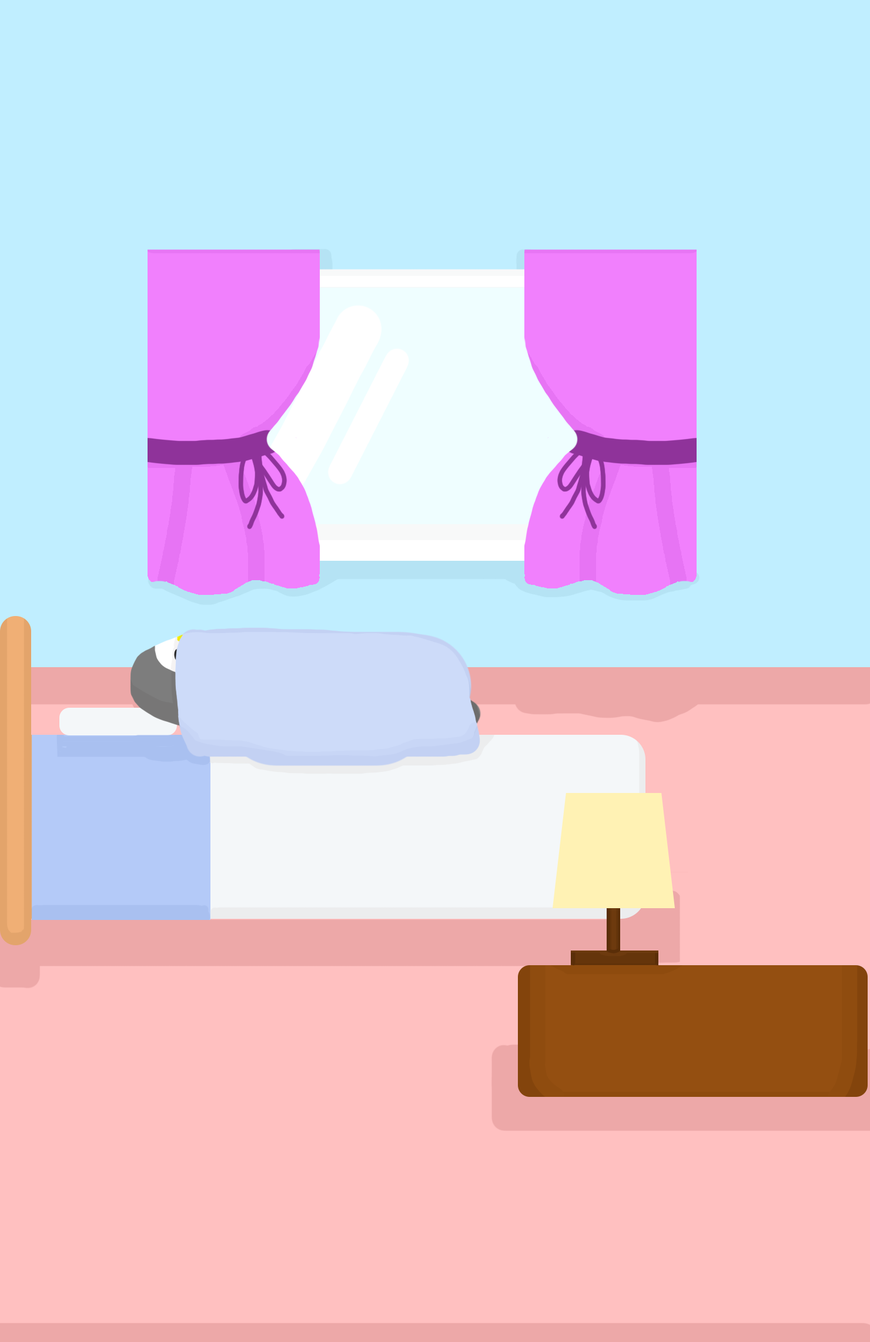
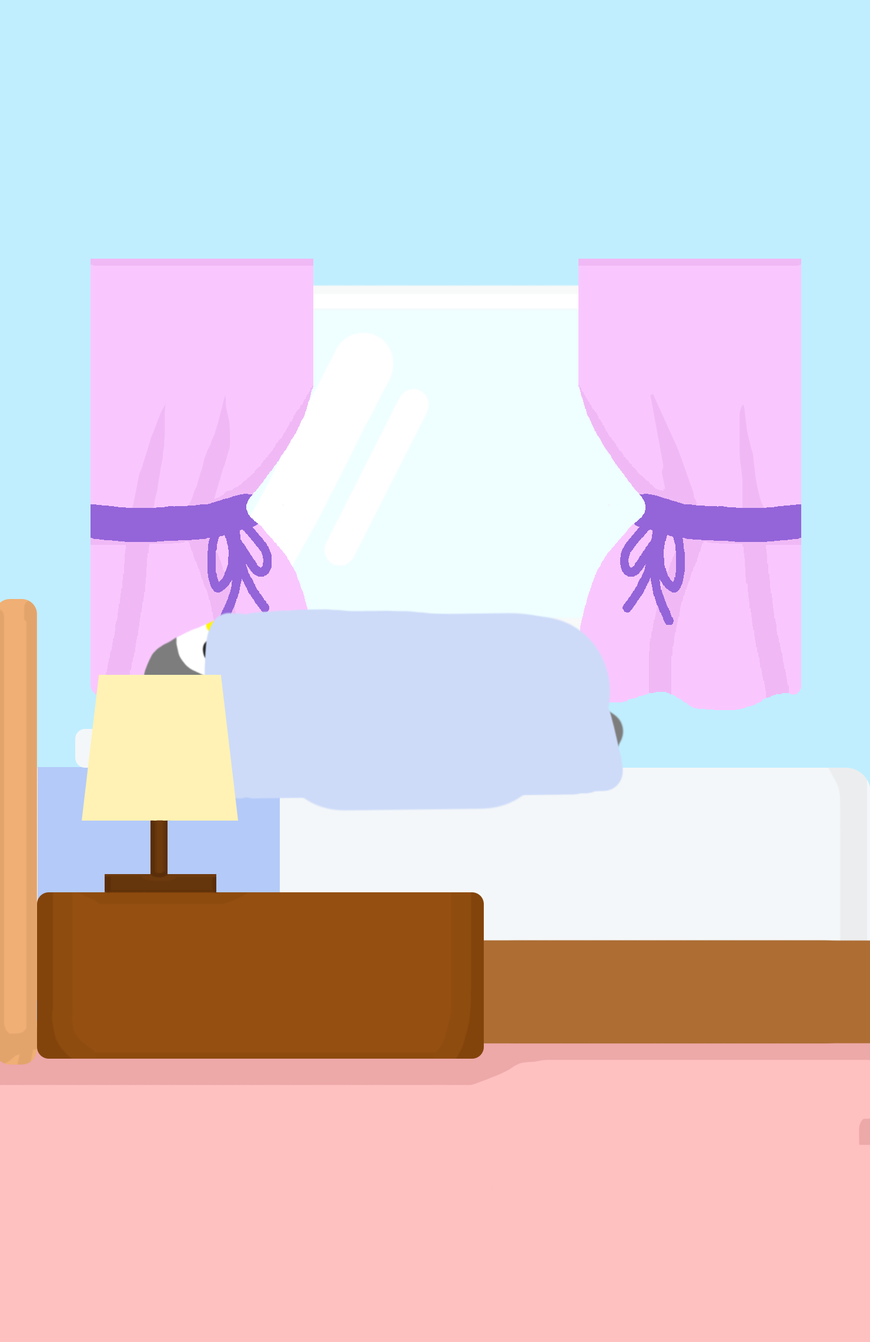
Before/after of a 870×1342 layered artwork. What changed in the layer stack:
painted on "Layer 12" over [11, 819, 870, 1143]
painted on "Rectangle 9 copy" over [81, 674, 675, 909]
painted on "Rectangle 8" over [150, 765, 621, 952]
painted on "Rectangle 7" over [104, 874, 659, 966]
painted on "Rectangle 6" over [37, 892, 868, 1097]
hid "Layer 11", painted on it over [94, 595, 512, 865]
painted on "Layer 10" over [129, 608, 625, 812]
moved "Layer 15" above "Layer 13", painted on it over [146, 248, 870, 1045]
painted on "Layer 13" over [0, 599, 868, 1190]
painted on "Rectangle 5" over [59, 707, 235, 768]
painted on "Rectangle 3" over [0, 599, 38, 1065]
painted on "Rectangle 4" over [31, 734, 280, 1030]
painted on "Rectangle 2" over [0, 734, 870, 1029]
painted on "Layer 5" (1st of 2, in "Group 1 copy") over [556, 429, 802, 625]
painted on "Layer 4" (1st of 2, in "Group 1 copy") over [413, 249, 819, 709]
painted on "Layer 2 copy 3" (1st of 2, in "Group 1 copy") over [524, 249, 802, 711]
painted on "Layer 5" (2nd of 2, in "Group 1") over [90, 429, 288, 625]
painted on "Layer 4" (2nd of 2, in "Group 1") over [74, 248, 457, 709]
painted on "Layer 2 copy 3" (2nd of 2, in "Group 1") over [90, 248, 320, 711]
painted on "Layer 3" over [187, 260, 870, 670]
painted on "Layer 2" over [115, 268, 796, 666]
painted on "Rectangle 1 copy" over [3, 667, 870, 788]
painted on "Layer 14" over [0, 661, 870, 1342]
